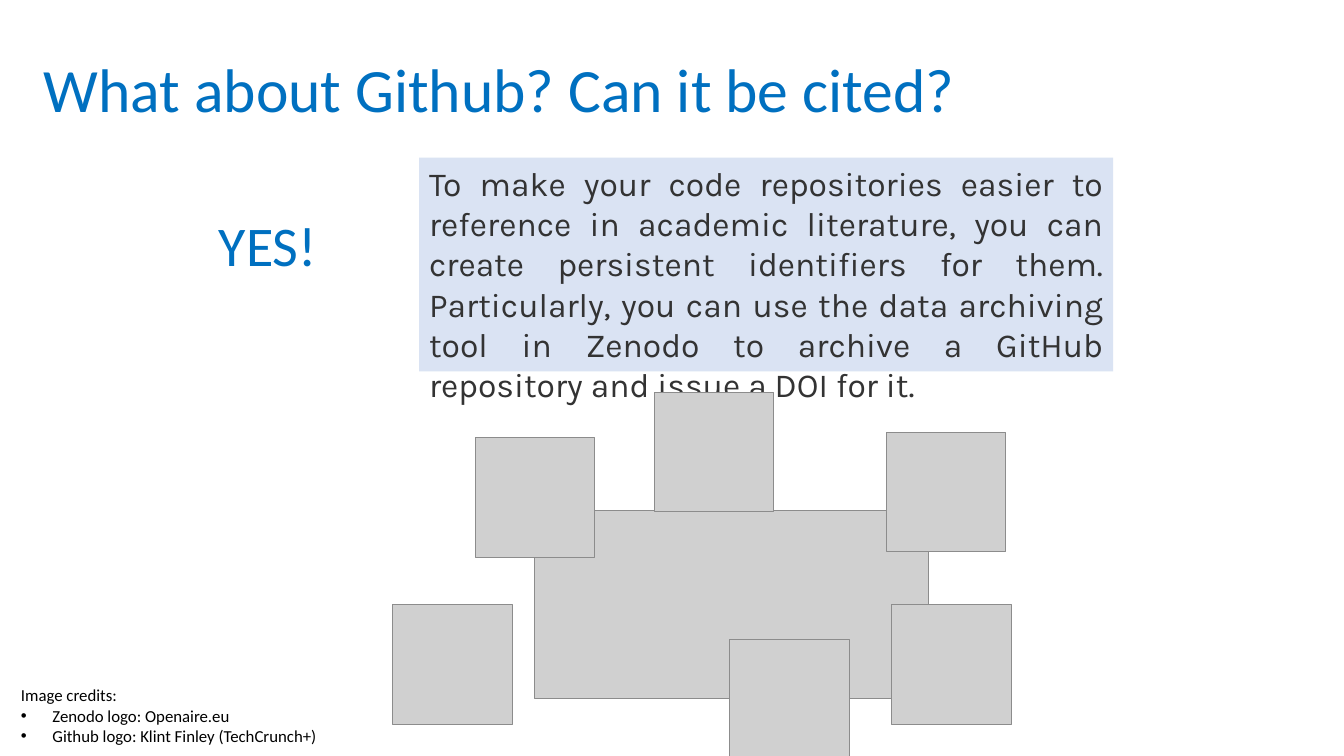
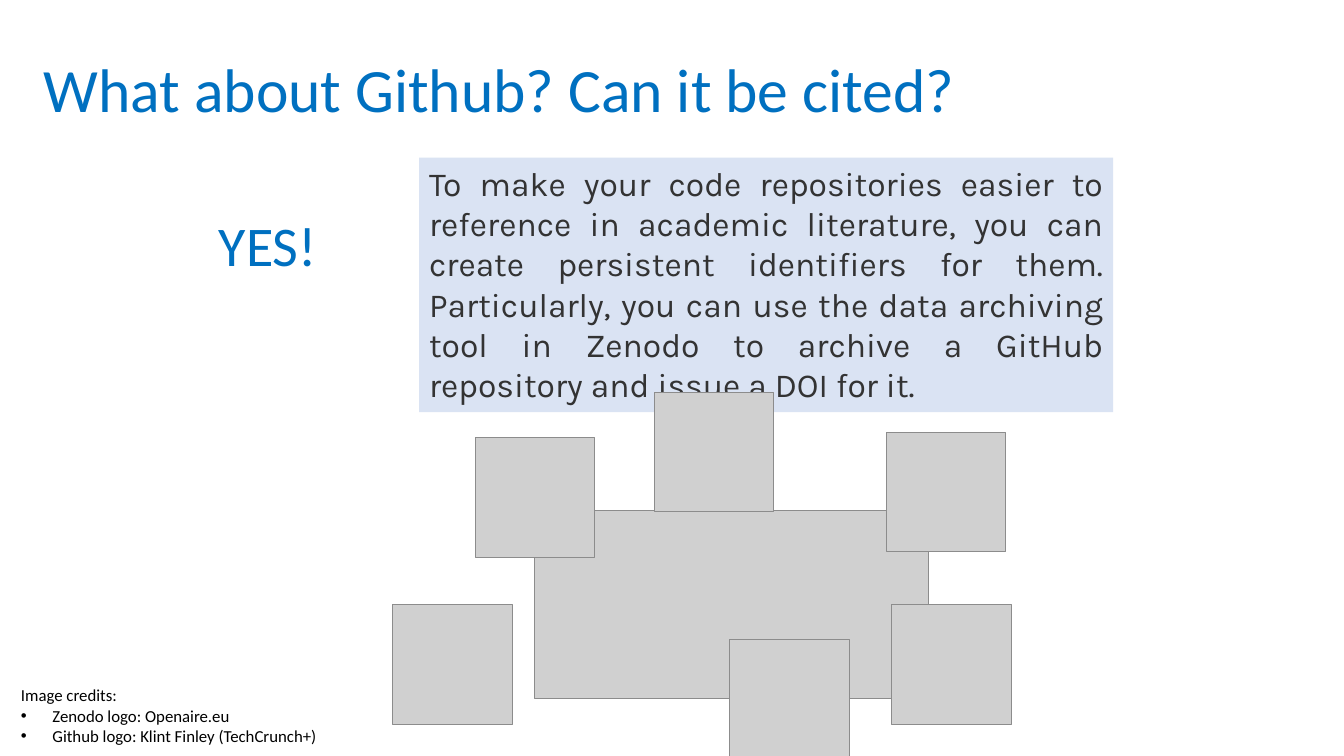
Before and after one commit to carpentries-incubator/fair-bio-practice, a slide deck: slide 24 of instructors/13-Repositories_v3.0.pptx. Drawn at 1344x756 pixels with LibreOffice and Linux fonts; fonts in the diff are those of the drawing; grey boxes stand for pictures; background and template pictures are left out. Boxes give left, top, right and bottom in pixels: in the first picture for what was removed or moved away, otherwise in the second. Text is boxed around its words. In the diff, an @@ line names an element or a change of style, - is before the commit and + after.

```diff
--- a/instructors/13-Repositories_v3.0.pptx
+++ b/instructors/13-Repositories_v3.0.pptx
@@ rectangle "To make your code repositories ...": place and size @@
-rectangle "To make your code repositories ..." at bbox=[419, 158, 1114, 372]
+rectangle "To make your code repositories ..." at bbox=[419, 158, 1114, 412]
```
Also in this commit, not shown: 3 other slides changed, 3 other files.
